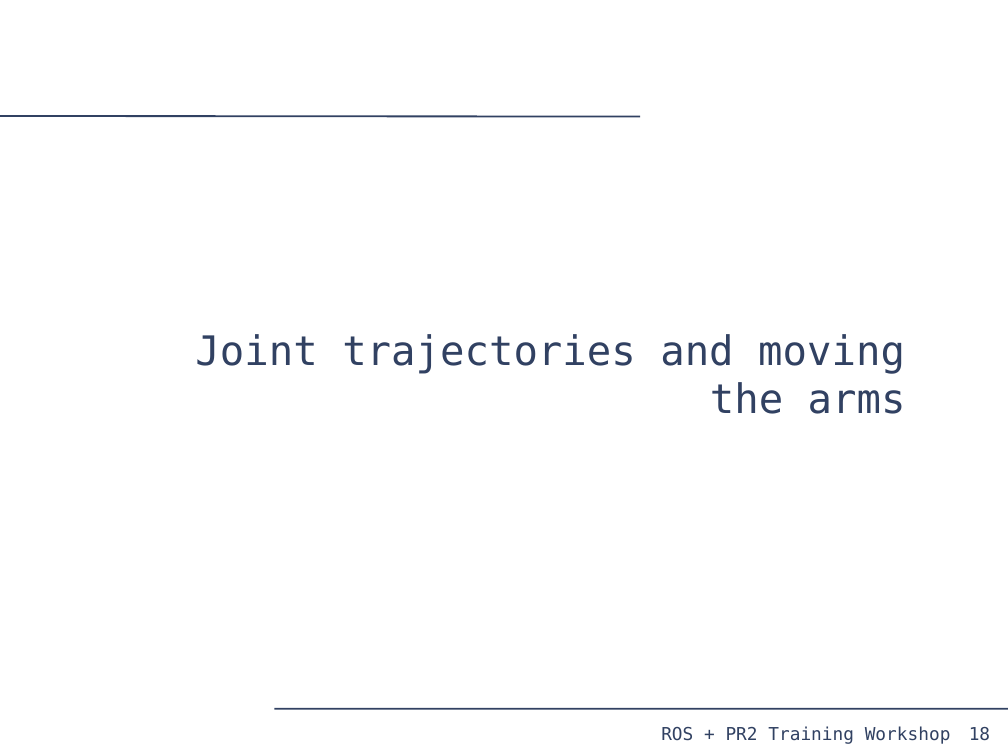
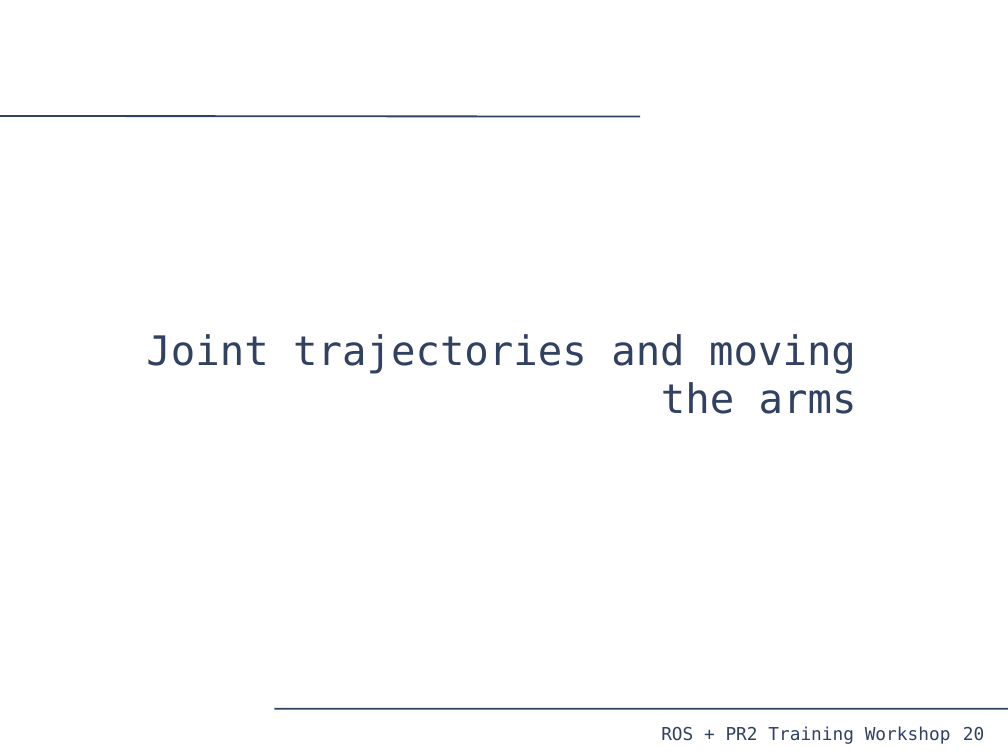
Before and after one commit to PR2/pr2_docs, a slide deck: slide 20 of pr2_training_workshop/moving_mechanism/slides.odp (slide 18 before the commit). Drawn at 1008x756 pixels with LibreOffice and Linux fonts; fonts in the diff are those of the drawing. Boxes give left, top, right and bottom in pixels: in the first picture for what was removed or moved away, otherwise in the second. Text is boxed around its words. In the diff, an @@ line names an element or a change of style, - is before the commit and + after.

```diff
--- a/pr2_training_workshop/moving_mechanism/slides.odp
+++ b/pr2_training_workshop/moving_mechanism/slides.odp
@@ text "Joint trajectories and moving the ...": place and size @@
-text "Joint trajectories and moving the ..." at <box>195,334,906,414</box>
+text "Joint trajectories and moving the ..." at <box>146,334,857,414</box>
@@ page number added at <box>963,727,984,741</box>, 14 pt, text #314162 @@
+20
@@ page number removed at <box>969,727,990,741</box> @@
-18
```
Also in this commit, not shown: 19 other slides changed, 11 slides added, 5 slides removed, 4 other files.
